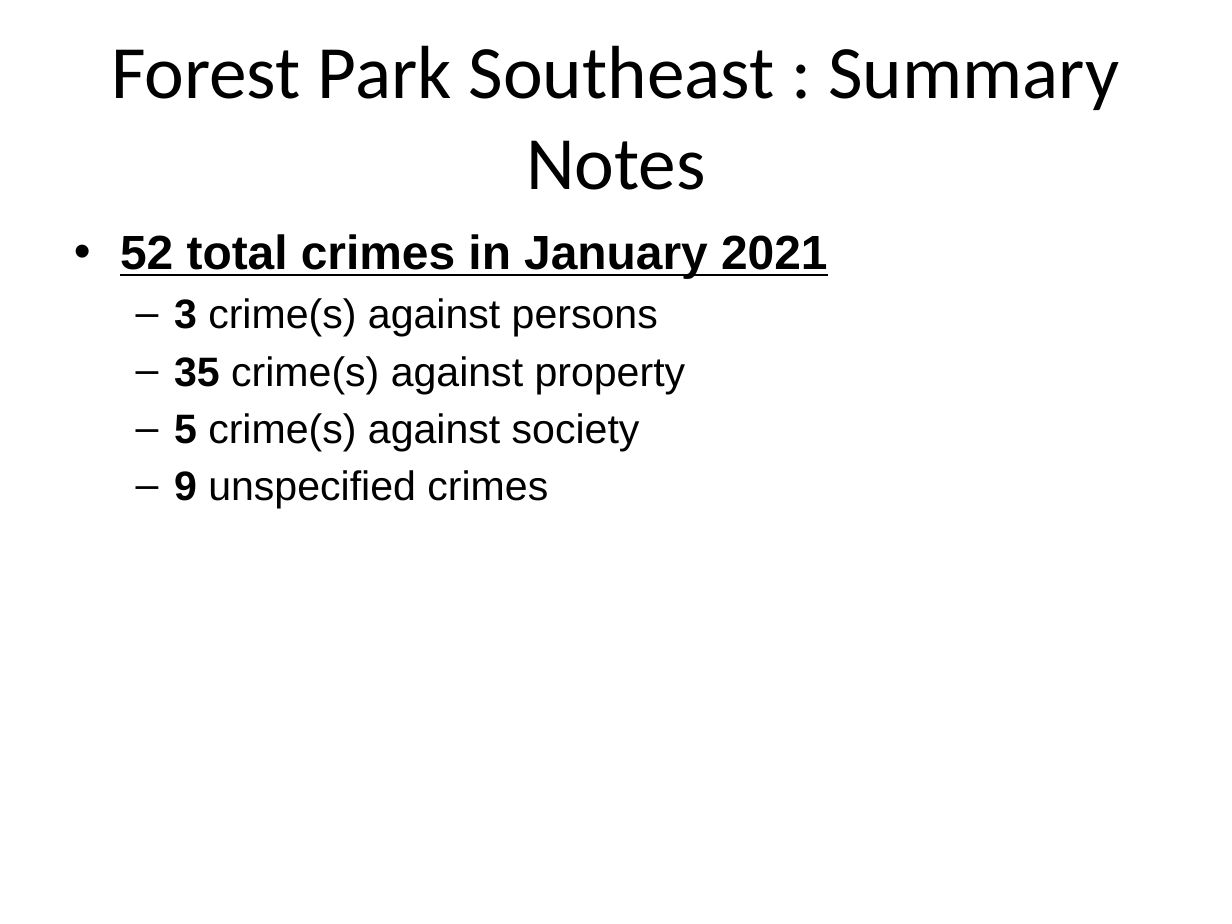
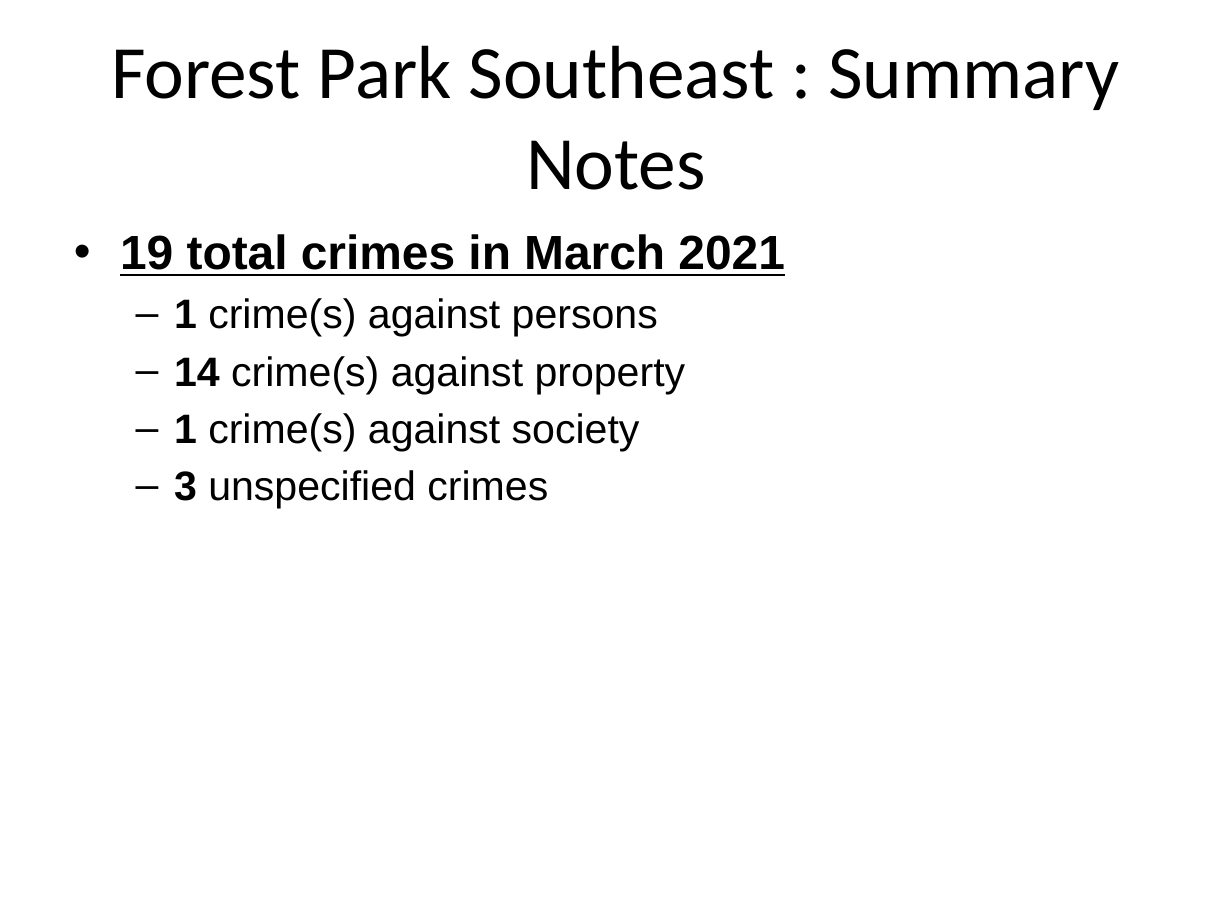
Before and after one commit to wumcrc/monthly-crime-reports, a slide deck: slide 16 of NIBRS/results/test.pptx (slide 2 before the commit). Drawn at 1232x924 pixels with LibreOffice and Linux fonts; fonts in the diff are those of the drawing. Boxes give left, top, right and bottom in pixels: in the first picture for what was removed or moved away, otherwise in the second. Text is boxed around its words. In the diff, an @@ line names an element or a change of style, - is before the commit and + after.

```diff
--- a/NIBRS/results/test.pptx
+++ b/NIBRS/results/test.pptx
@@ text at bbox=[120, 234, 785, 509]: text changed @@
-• 52 total crimes in January 2021
-  – 3 crime(s) against persons
-  – 35 crime(s) against property
-  – 5 crime(s) against society
-  – 9 unspecified crimes
+• 19 total crimes in March 2021
+  – 1 crime(s) against persons
+  – 14 crime(s) against property
+  – 1 crime(s) against society
+  – 3 unspecified crimes
```
Also in this commit, not shown: 21 other slides changed.
